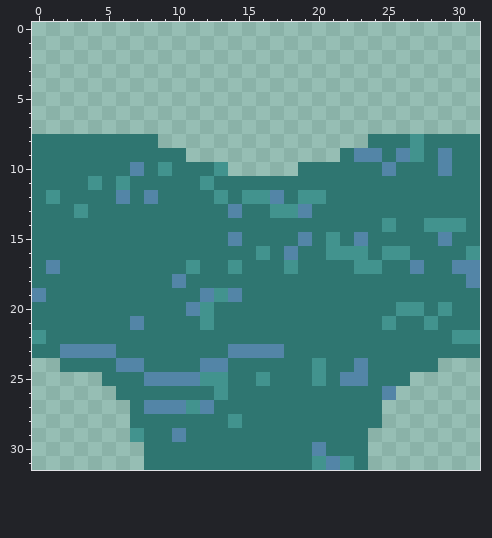
Pixel-art file -- external/water_coast-Layerset.ase. This is how it looked before the edit.
32x32 pixels, 1 frame.
The same view after the edit:
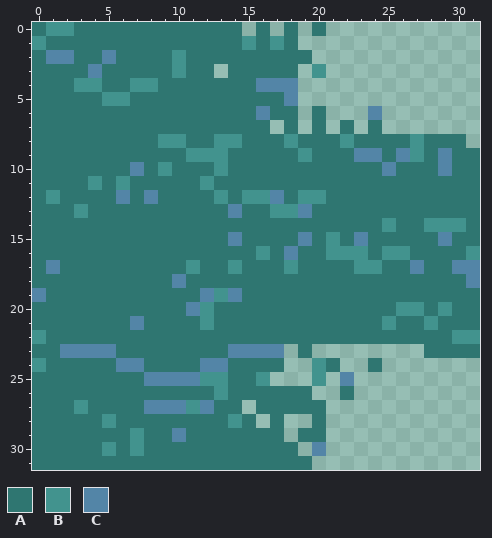
Palette (. is transparent): A #2f7671  B #42938e  C #5385a7
Diff:
layer "River_outfall_right" added
layer "River T-Cross bottom" now hidden
y 0: x 0..14 ............... -> ABBAAAAAAAAAAAA; x 16 . -> A; x 18 . -> A; x 20 . -> A
y 1: x 0..18 ................... -> BAAAAAAAAAAAAAABABA
y 2: x 0..19 .................... -> ACCAACAAAABAAAAAAAAA
y 3: x 0..12 ............. -> AAAACAAAAABAA; x 14..18 ..... -> AAAAA; x 20 . -> B
y 4: x 0..18 ................... -> AAABBAABBAAAAAAACCC
y 5: x 0..18 ................... -> AAAAABBAAAAAAAAAAAC
y 6: x 0..18 ................... -> AAAAAAAAAAAAAAAACAA; x 20 . -> A; x 24 . -> C
y 7: x 0..16 ................. -> AAAAAAAAAAAAAAAAA; x 18 . -> A; x 20 . -> A; x 22 . -> A; x 24 . -> A
y 8: x 9..23 ............... -> BBAABBAAABAAABA; x 31 A -> .
y 9: x 11..21 ........... -> BBBAAAAABAA
y 10: x 14..18 ..... -> AAAAA
y 23: x 18 A -> .; x 20..27 AAAAAAAA -> ........
y 24: x 0..1 .. -> BA; x 18..19 AA -> ..; x 22..23 AC -> ..; x 25..28 AAAA -> ....
y 25: x 0..4 ..... -> AAAAA; x 17..19 AAA -> ...; x 21 A -> .; x 23..26 CAAA -> ....
y 26: x 0..5 ...... -> AAAAAA; x 20..21 AA -> ..; x 23..25 AAC -> ...
y 27: x 0..6 ....... -> AAABAAA; x 15 A -> .; x 21..24 AAAA -> ....
y 28: x 0..6 ....... -> AAAAABA; x 16 A -> .; x 18..19 AA -> ..; x 21..24 AAAA -> ....
y 29: x 0..6 ....... -> AAAAAAA; x 18 A -> .; x 21..23 AAA -> ...
y 30: x 0..7 ........ -> AAAAABAB; x 19 A -> .; x 21..23 AAA -> ...
y 31: x 0..7 ........ -> AAAAAAAA; x 20..23 BCBA -> ....
